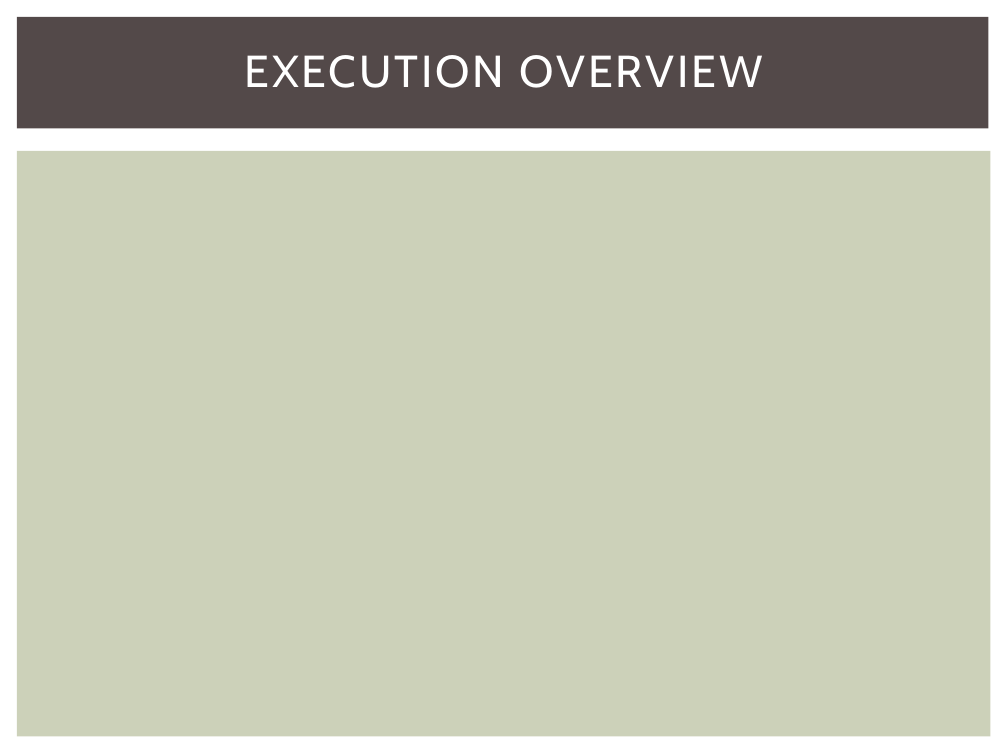
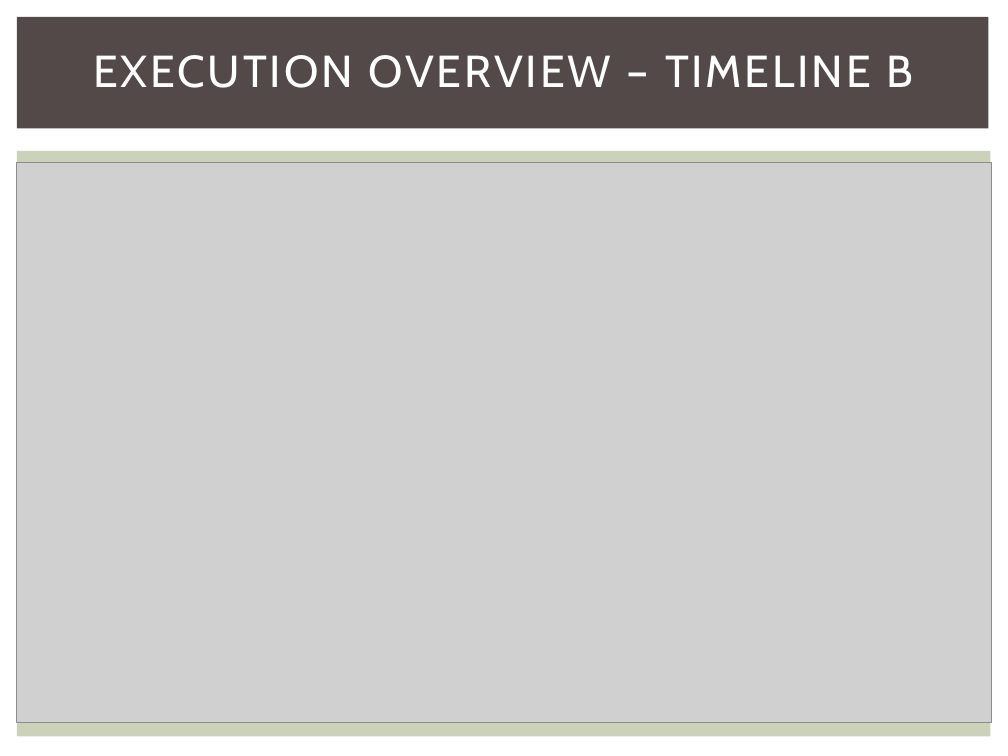
Before and after one commit to snowpuppy/augreality, a slide deck: slide 14 of doc/AugRealityMidReview.pptx (slide 13 before the commit). Drawn at 1008x756 pixels with LibreOffice and Linux fonts; fonts in the diff are those of the drawing; grey boxes stand for pictures. Boxes give left, top, right and bottom in pixels: in the first picture for what was removed or moved away, otherwise in the second. Text is boxed around its words. In the diff, an @@ line names an element or a change of style, - is before the commit and + after.

Commit message:
updated mid review with budget and timeline.

```diff
--- a/doc/AugRealityMidReview.pptx
+++ b/doc/AugRealityMidReview.pptx
@@ title at [93,55,914,88]: text changed @@
-EXECUTION OVERVIEW
+EXECUTION OVERVIEW – TIMELINE B
@@ picture added at [17,162,992,723] @@
```
Also in this commit, not shown: 1 other slide changed, 4 slides added, 2 slides removed.
